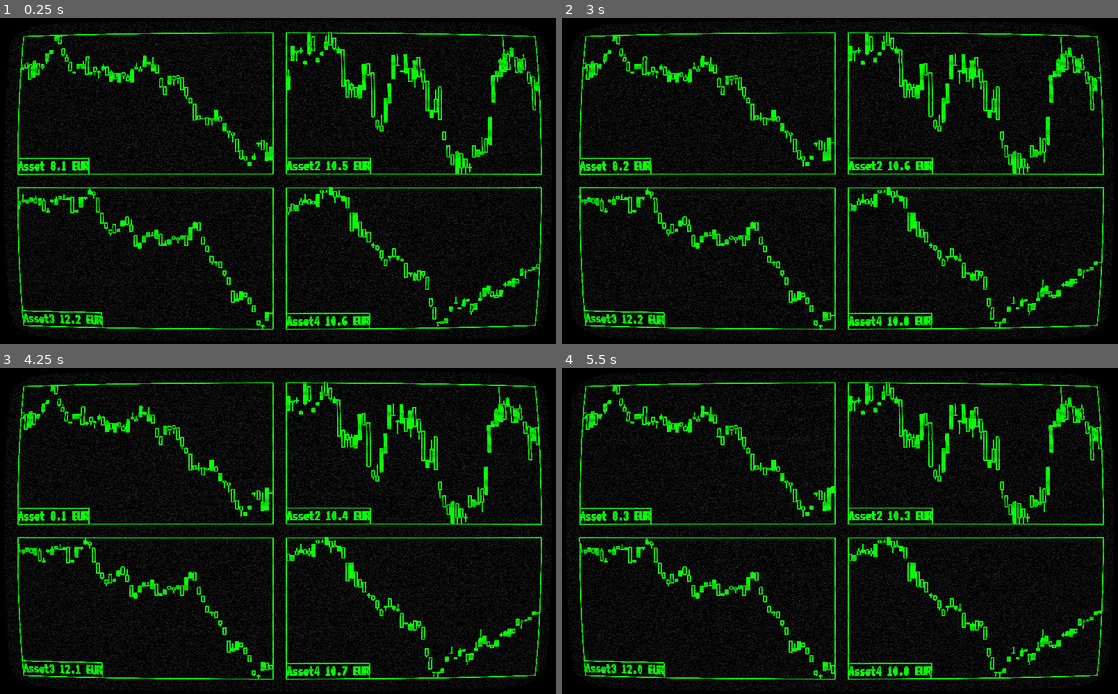
Above: before the commit, frames 1-4 (two rows, left to right).
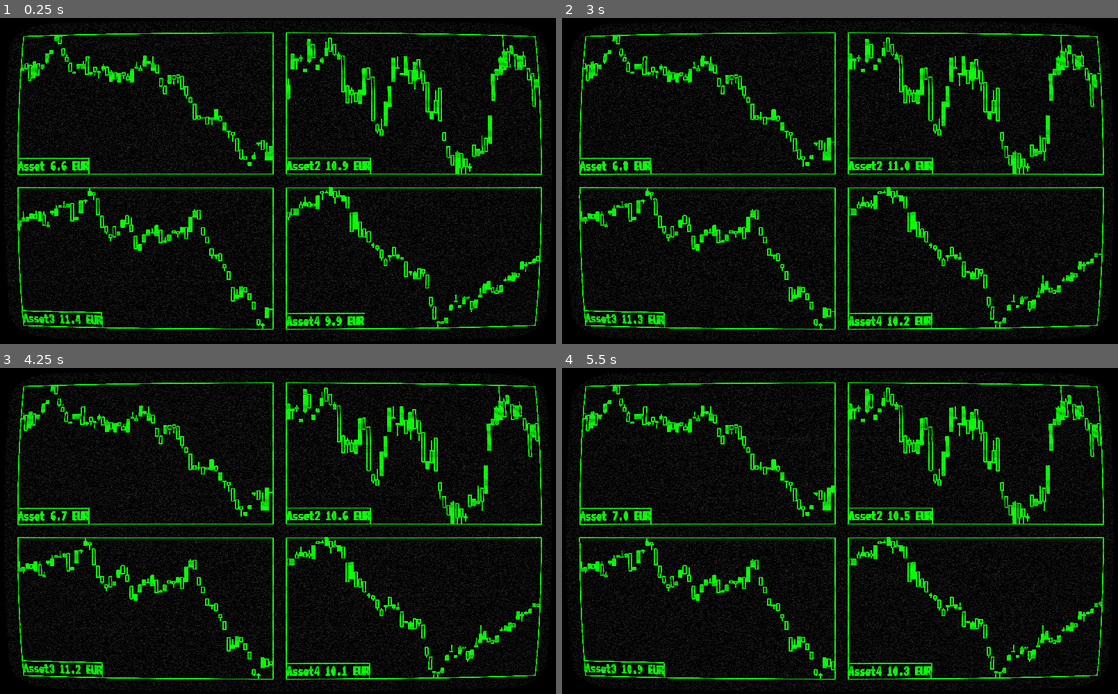
Above: after the commit, the same moments.

Repository: leopnt/hold-my-trade
Game: Godot game, scene res://scenes/Main.tscn
Two runs of this game, one before a commit and one after it. Both use one fixed random seed, a clock stepped at 60 frames per second and the inputs below.
Inputs:
- Up to frame 1 (0.25 s): no input
- Up to frame 2 (3 s): hold Up 0.53-1.28 s; tap R at 0.6 s; tap T at 0.8, 1.35 s; hold Down 1.28-2.03 s; tap Y at 1.55, 2.1 s; hold Up from 2.03 s (still down); tap U at 2.3, 2.85 s
- Up to frame 3 (4.25 s): tap F at 3.05, 3.6 s; release Up at 3.53 s; hold Down from 3.53 s (still down); tap G at 3.8 s
- Up to frame 4 (5.5 s): keep holding Down; tap G at 4.35 s; tap H at 4.55, 5.1 s; tap J at 5.3 s

The runs differ from the first frame. In frame 1, 2.9% of the frame differs, in the area x 3-97%, y 4-96%; in frame 2, 2.7%; in frame 3, 2.7%; in frame 4, 2.7%.

Commit message:
add asset manual control

Diff:
--- a/scenes/Main.tscn
+++ b/scenes/Main.tscn
@@ -309,6 +309,8 @@
 anchor_bottom = 0.0
 margin_right = 476.0
 margin_bottom = 264.0
+up_key = 82
+down_key = 70
 
 [node name="Asset2" parent="CanvasLayer/VSplitContainer/GridContainer" instance=ExtResource( 3 )]
 anchor_right = 0.0
@@ -316,6 +318,8 @@
 margin_left = 500.0
 margin_right = 976.0
 margin_bottom = 264.0
+up_key = 84
+down_key = 71
 
 [node name="Asset3" parent="CanvasLayer/VSplitContainer/GridContainer" instance=ExtResource( 3 )]
 anchor_right = 0.0
@@ -323,6 +327,8 @@
 margin_top = 288.0
 margin_right = 476.0
 margin_bottom = 552.0
+up_key = 89
+down_key = 72
 
 [node name="Asset4" parent="CanvasLayer/VSplitContainer/GridContainer" instance=ExtResource( 3 )]
 anchor_right = 0.0
@@ -331,6 +337,8 @@
 margin_top = 288.0
 margin_right = 976.0
 margin_bottom = 552.0
+up_key = 85
+down_key = 74
 
 [node name="ColorRect" type="ColorRect" parent="CanvasLayer"]
 material = SubResource( 3 )
--- a/src/asset.gd
+++ b/src/asset.gd
@@ -13,6 +13,11 @@
 const MAX_PRICE: float = 20.00
 
 onready var rng = RandomNumberGenerator.new()
+
+enum UP_KEYS {KEY_UP = 16777232, KEY_R = 82, KEY_T = 84, KEY_Y = 89, KEY_U = 85}
+enum DOWN_KEYS {KEY_DOWN = 16777234, KEY_F = 70, KEY_G = 71, KEY_H = 72, KEY_J = 74}
+export(UP_KEYS) var up_key
+export(DOWN_KEYS) var down_key
 
 func _ready():
     _price_stack.push_back(rand_range(MIN_PRICE + 1, MAX_PRICE))
@@ -89,9 +94,15 @@
 
 func tick():
     var mean = 0.01 * get_price_force()
-    var new_price = curr_price() + rng.randfn(mean, 0.1)
+
+    if Input.is_key_pressed(up_key):
+        mean = rand_range(0.01, 0.3)
+    elif Input.is_key_pressed(down_key):
+        mean = -rand_range(0.01, 0.3)
+
+    var new_price = curr_price() + rng.randfn(mean, 0.2)
     while new_price < MIN_PRICE:
-        new_price = curr_price() + rng.randfn(mean, 0.1)
+        new_price = curr_price() + rng.randfn(mean, 0.2)
 
     _price_stack.push_back(new_price)
 
